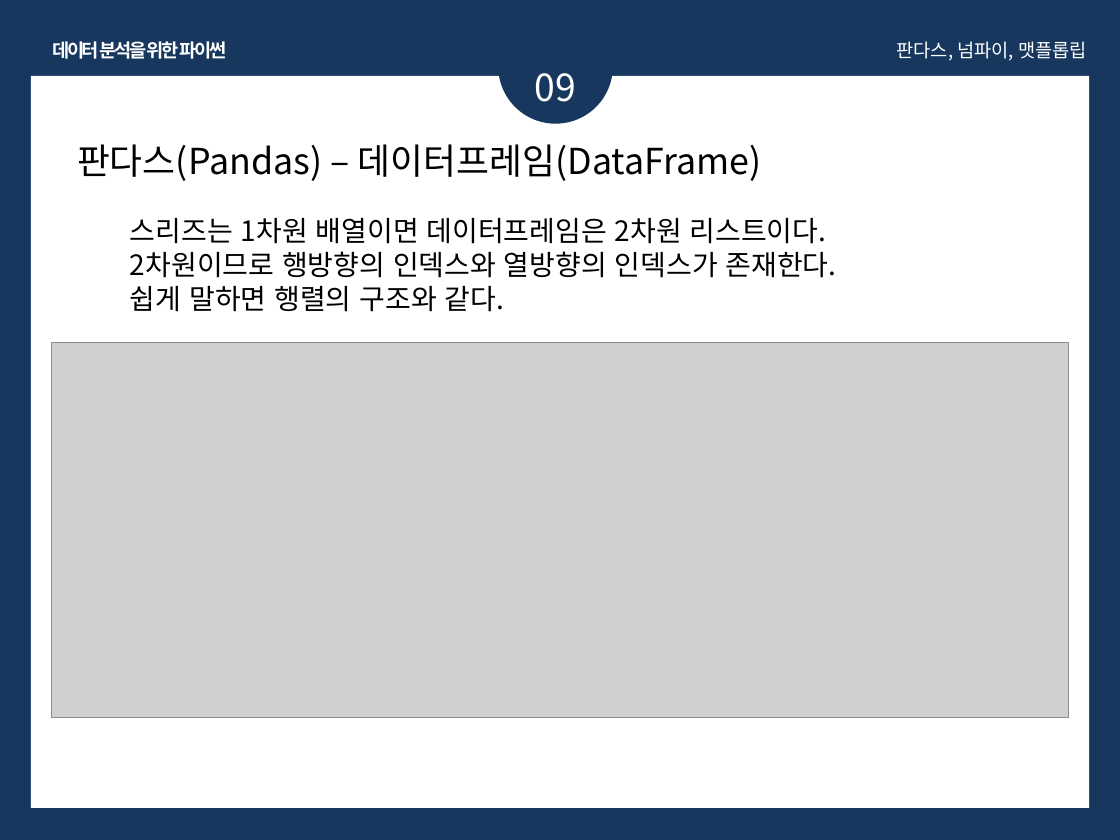
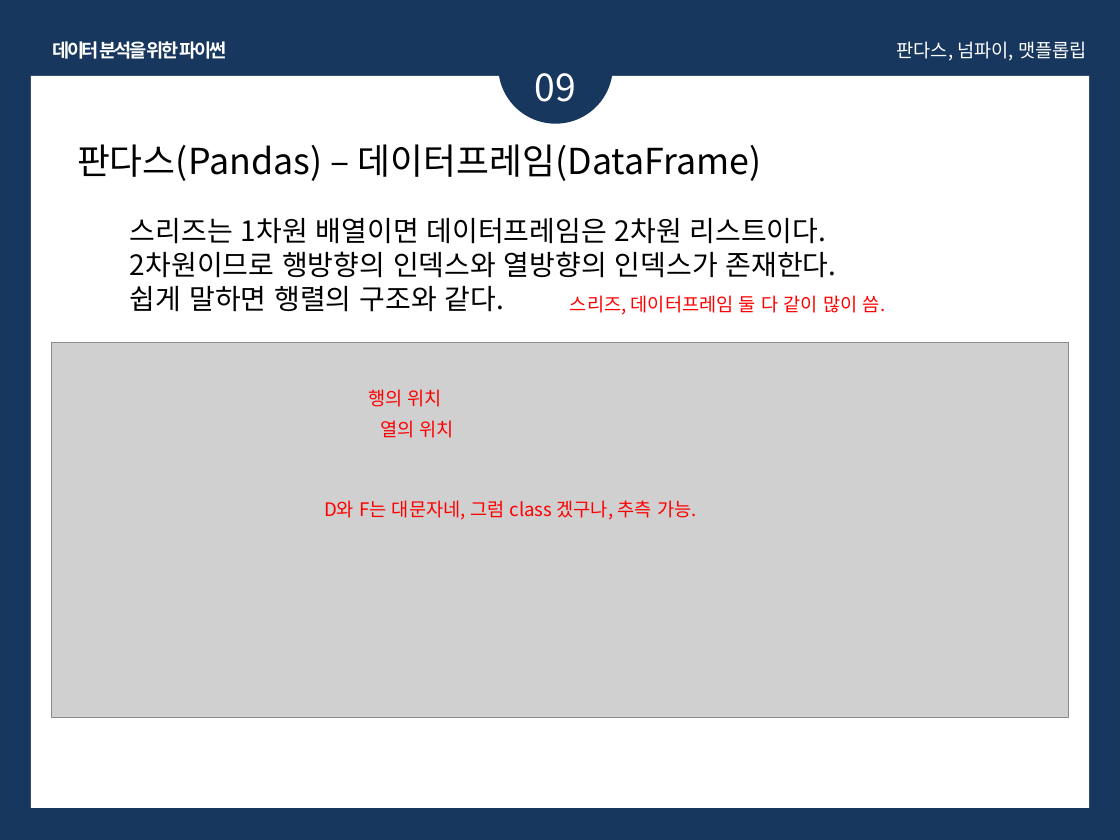
Before and after one commit to olA1ol/learning_data, a slide deck: slide 103 of 교안/python.pptx. Drawn at 1120x840 pixels with LibreOffice and Linux fonts; fonts in the diff are those of the drawing; grey boxes stand for pictures. Boxes give left, top, right and bottom in pixels: in the first picture for what was removed or moved away, otherwise in the second. Text is boxed around its words. In the diff, an @@ line names an element or a change of style, - is before the commit and + after.

```diff
--- a/교안/python.pptx
+++ b/교안/python.pptx
@@ text added at <box>570,295,886,315</box>, 12 pt, text #FF0000 @@
+스리즈, 데이터프레임 둘 다 같이 많이 씀.
@@ text added at <box>368,389,442,407</box>, 12 pt, text #FF0000 @@
+행의 위치
@@ text added at <box>380,420,454,438</box>, 12 pt, text #FF0000 @@
+열의 위치
@@ text added at <box>324,500,697,520</box>, 12 pt, text #FF0000 @@
+D와 F는 대문자네, 그럼 class 겠구나, 추측 가능.
```
Also in this commit, not shown: 11 other slides changed, 4 other files.
